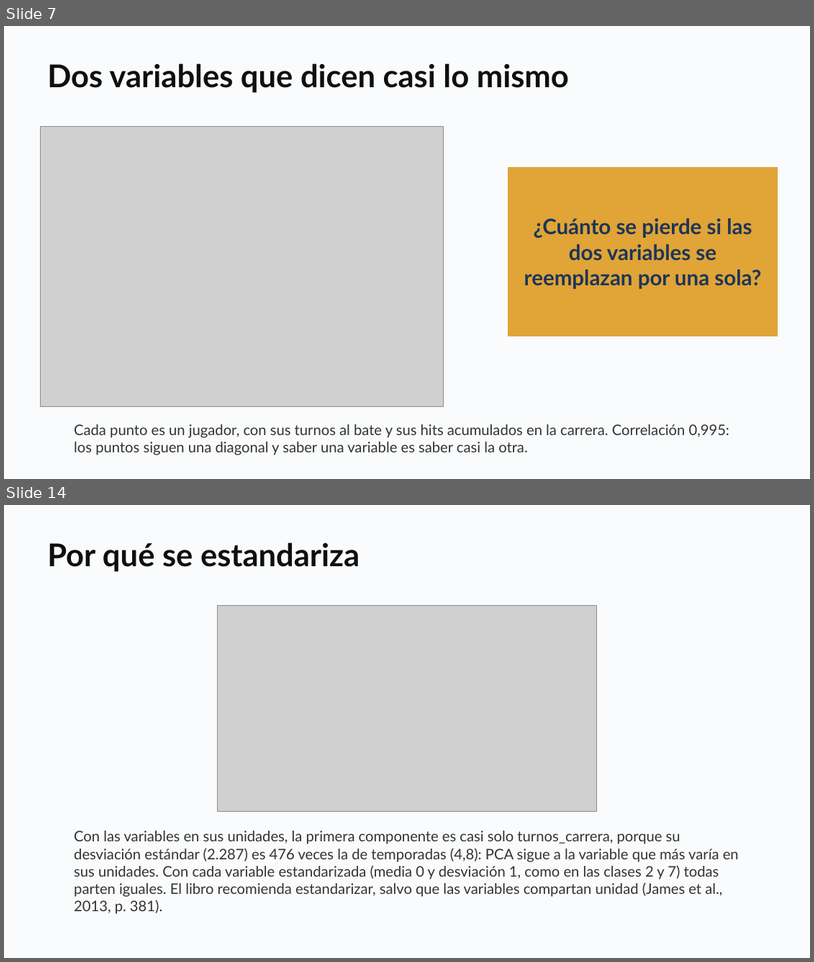
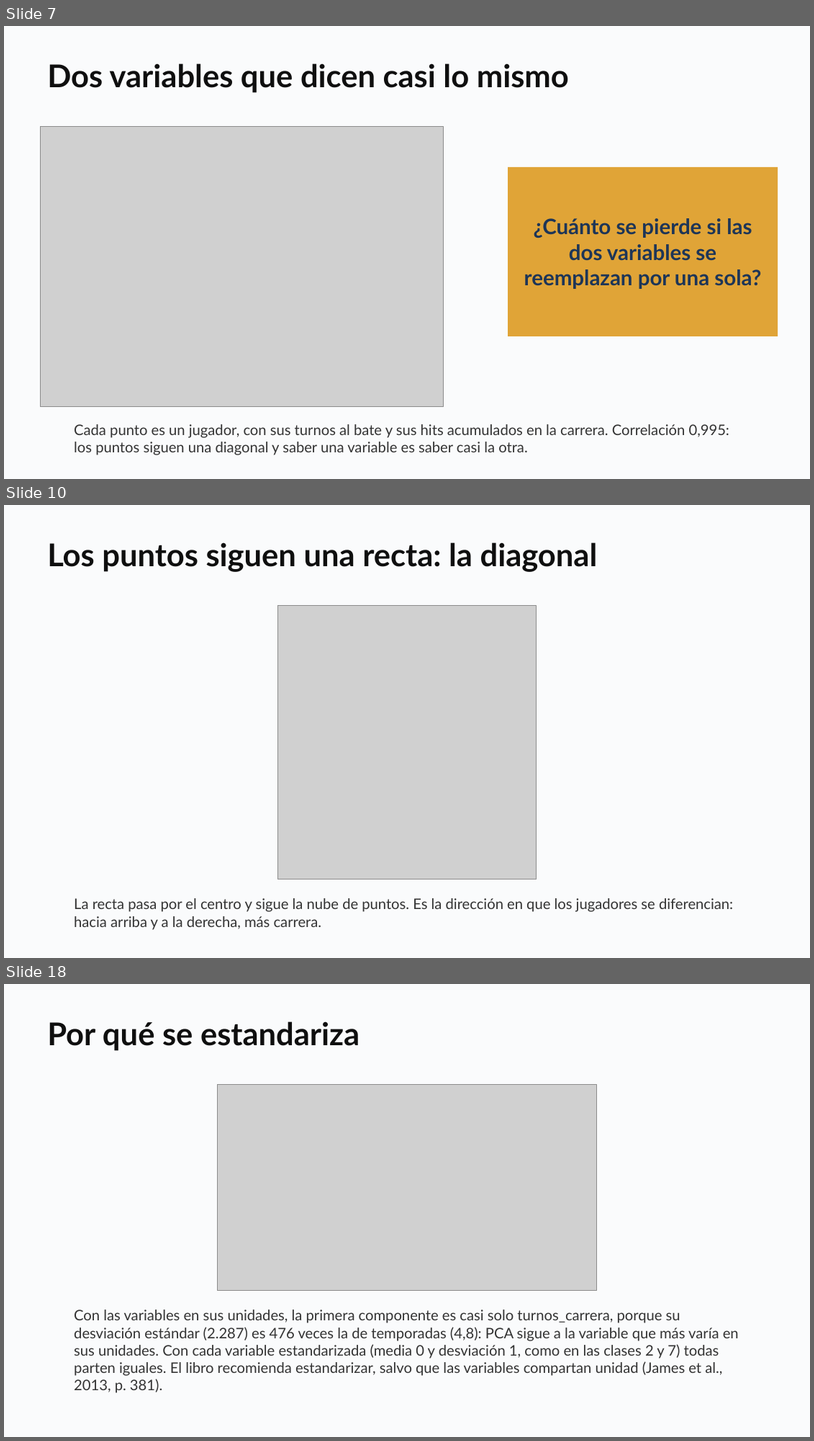
Before and after one commit to daniopitz/diplomado-cdd, a slide deck: presentaciones/clase08_componentes_principales.pptx. Shown one above the other, each under a label of ours: slides 7 and 14 before the commit, slides 7, 10 and 18 after it; the slides between them are not shown. The pictures are 814x962 and 814x1441 pixels, drawn with LibreOffice and Linux fonts; fonts in the diff are those of the drawing; grey boxes stand for pictures. Boxes give left, top, right and bottom in pixels: in the first picture for what was removed or moved away, otherwise in the second. Text is boxed around its words. In the diff, an @@ line names an element or a change of style, - is before the commit and + after.

```diff
--- a/presentaciones/clase08_componentes_principales.pptx
+++ b/presentaciones/clase08_componentes_principales.pptx
@@ slide 10 added at box(4, 505, 810, 958), background #FFFFFF @@
@@ rectangle added at box(4, 505, 810, 958), fill #FAFBFC @@
@@ text added at box(47, 542, 598, 572), 28 pt, text #0F0F0F, bold @@
+Los puntos siguen una recta: la diagonal
@@ picture added at box(278, 606, 537, 879) @@
@@ text added at box(74, 898, 733, 930), 13 pt, text #333333 @@
+La recta pasa por el centro y sigue la nube de puntos. Es la dirección en que los jugadores se diferencian: hacia arriba y a la derecha, más carrera.
@@ what was slide 14 is now slide 18 @@
```
Also in this commit, not shown: 5 slides changed, 4 other slides added, 1 slide removed, 1 other file.
